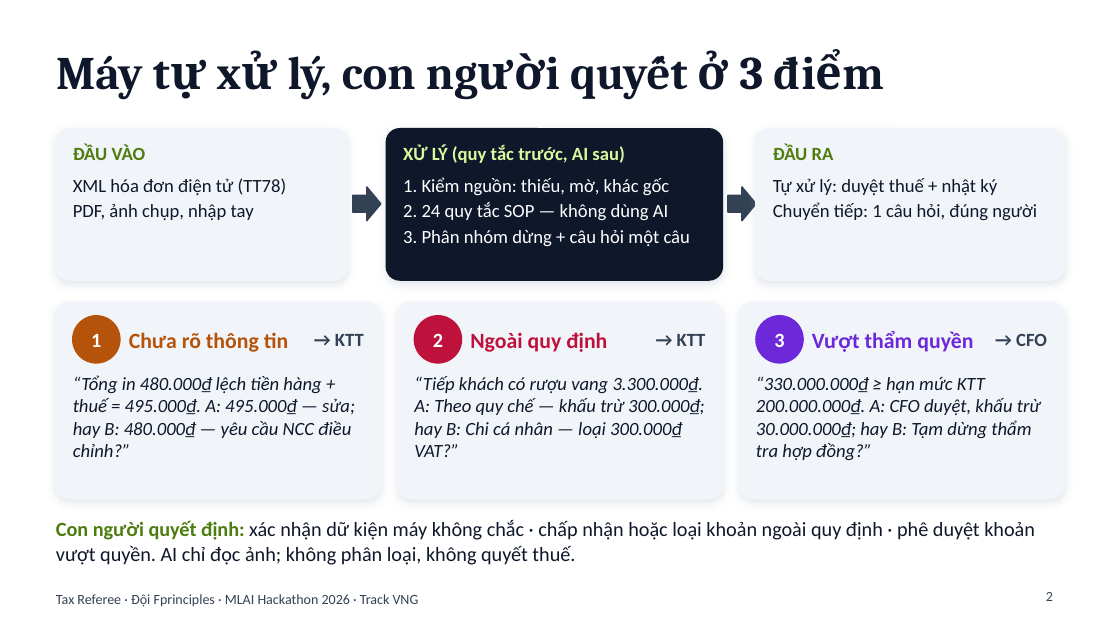
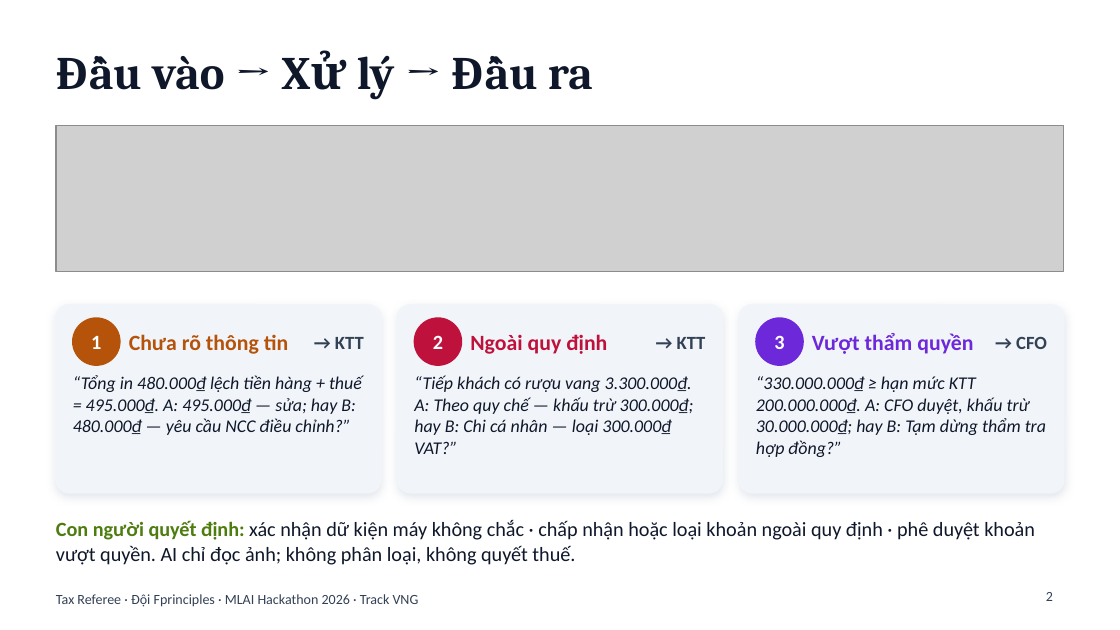
Before and after one commit to bminhnemhoi/tax_mlaihackathon, a slide deck: slide 2 of docs/submission/Tax-Referee-5-slides.pptx. Drawn at 1120x630 pixels with LibreOffice and Linux fonts; fonts in the diff are those of the drawing; grey boxes stand for pictures. Boxes give left, top, right and bottom in pixels: in the first picture for what was removed or moved away, otherwise in the second. Text is boxed around its words. In the diff, an @@ line names an element or a change of style, - is before the commit and + after.

```diff
--- a/docs/submission/Tax-Referee-5-slides.pptx
+++ b/docs/submission/Tax-Referee-5-slides.pptx
@@ title at [152, 56, 593, 99]: text changed @@
-Máy tự xử lý, con người quyết ở 3 điểm
+Đầu vào → Xử lý → Đầu ra
@@ rounded rectangle removed at [56, 129, 347, 280] @@
@@ picture added at [56, 125, 1064, 271] @@
@@ text removed at [73, 145, 146, 160] @@
-ĐẦU VÀO
@@ rounded rectangle removed at [386, 129, 722, 280] @@
@@ text removed at [403, 145, 624, 163] @@
-XỬ LÝ (quy tắc trước, AI sau)
@@ rounded rectangle removed at [756, 129, 1064, 280] @@
@@ text removed at [773, 145, 834, 160] @@
-ĐẦU RA
@@ text removed at [73, 178, 287, 220] @@
-XML hóa đơn điện tử (TT78)
-PDF, ảnh chụp, nhập tay
@@ text removed at [403, 177, 690, 246] @@
-1. Kiểm nguồn: thiếu, mờ, khác gốc
-2. 24 quy tắc SOP — không dùng AI
-3. Phân nhóm dừng + câu hỏi một câu
@@ text removed at [773, 178, 1037, 220] @@
-Tự xử lý: duyệt thuế + nhật ký
-Chuyển tiếp: 1 câu hỏi, đúng người
@@ right arrow removed at [353, 187, 381, 221] @@
@@ right arrow removed at [728, 187, 756, 221] @@
@@ rounded rectangle: place and size @@
-rounded rectangle at [56, 302, 381, 498]
+rounded rectangle at [56, 305, 381, 493]
@@ rounded rectangle: place and size @@
-rounded rectangle at [398, 302, 722, 498]
+rounded rectangle at [398, 305, 722, 493]
@@ proportions changed in 3 elements at [56, 305, 381, 493], [398, 305, 722, 493], [739, 305, 1064, 493] @@
@@ rounded rectangle: place and size @@
-rounded rectangle at [739, 302, 1064, 498]
+rounded rectangle at [739, 305, 1064, 493]
@@ size 12 to 11.5 pt in 3 elements at [73, 375, 362, 435], [414, 375, 694, 454], [756, 376, 1046, 457] @@
```
Also in this commit, not shown: 1 other slide changed, 21 other files.
